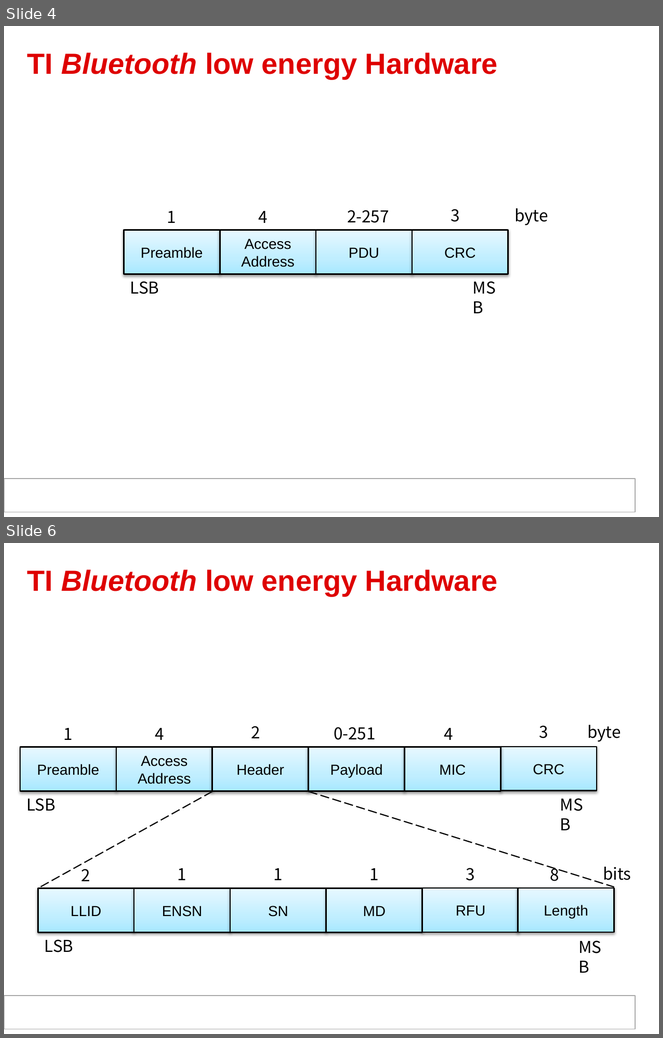
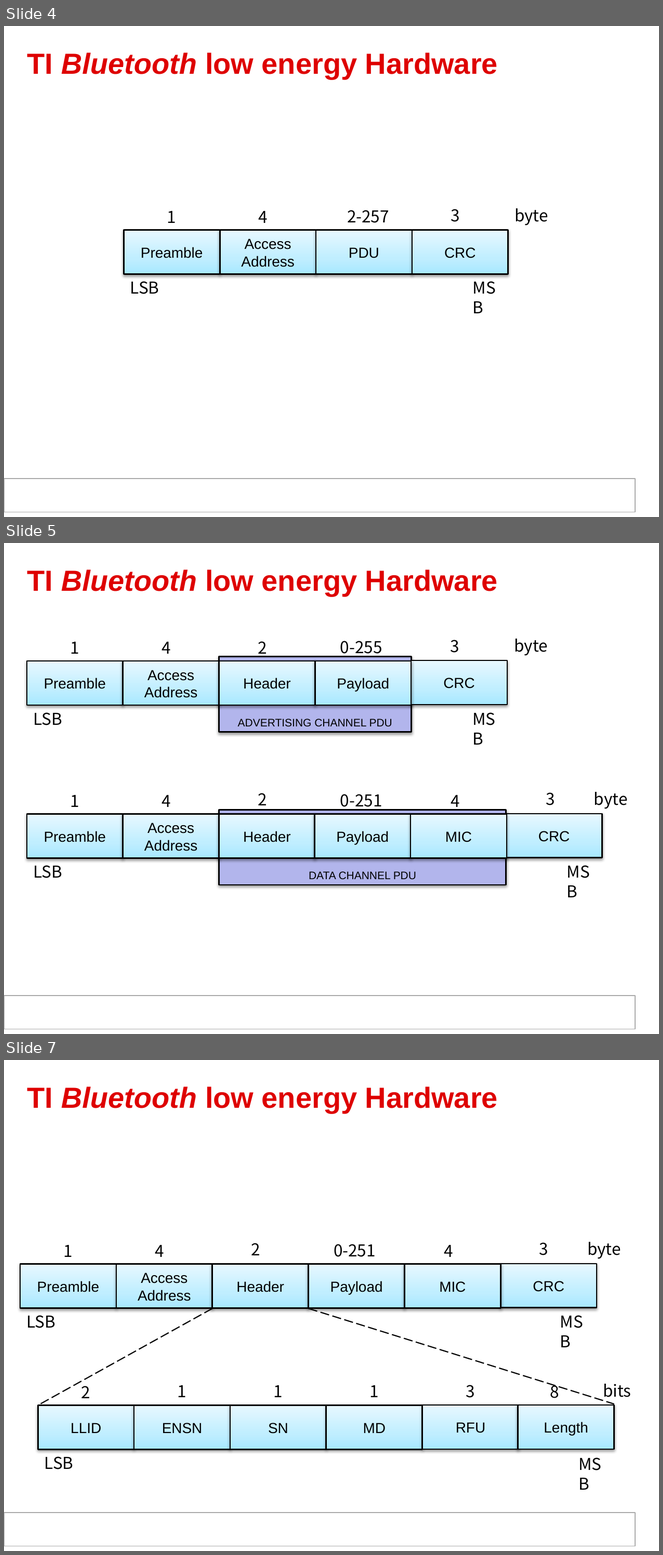
Before and after one commit to victor-zheng/BLE-Hand-Book, a slide deck: 低功耗蓝牙开发权威指南_Modify.pptx. Shown one above the other, each under a label of ours: slides 4 and 6 before the commit, slides 4, 5 and 7 after it; the slides between them are not shown. The pictures are 663x1038 and 663x1555 pixels, drawn with LibreOffice and Linux fonts; fonts in the diff are those of the drawing; background and template pictures are left out. Boxes give left, top, right and bottom in pixels: in the first picture for what was removed or moved away, otherwise in the second. Text is boxed around its words. In the diff, an @@ line names an element or a change of style, - is before the commit and + after.

```diff
--- a/低功耗蓝牙开发权威指南_Modify.pptx
+++ b/低功耗蓝牙开发权威指南_Modify.pptx
@@ slide 5 added at [4,543,659,1034], background #FFFFFF; not listed: 2 template elements that a slide beside it also shows @@
@@ title added at [27,570,498,597], 32 pt, text #DE0000, bold @@
+TI Bluetooth low energy Hardware
@@ text added at [258,641,267,658], 18 pt, text #000000 @@
+2
@@ rectangle added at [219,657,411,732], fill #B2B5EC, outline #000000 1.5 pt, 12 pt, text #000000 @@
+ADVERTISING CHANNEL PDU
@@ rectangle added at [315,661,412,705], fill gradient #A8E9FF to #C1EFFF to #E7F9FF, outline #000000 1.5 pt, 16 pt, text #000000 @@
+Payload
@@ group added at [27,639,548,732]: 7 texts, 4 rectangles @@
+Preamble
+1
+Access Address
+Header
+4
+0-255
+3
+CRC
+byte
+LSB
+MSB
@@ text added at [258,793,267,810], 18 pt, text #000000 @@
+2
@@ text added at [451,795,460,812], 18 pt, text #000000 @@
+4
@@ rectangle added at [219,810,506,885], fill #B2B5EC, outline #000000 1.5 pt, 12 pt, text #000000 @@
+DATA CHANNEL PDU
@@ rectangle added at [314,814,411,858], fill gradient #A8E9FF to #C1EFFF to #E7F9FF, outline #000000 1.5 pt, 16 pt, text #000000 @@
+Payload
@@ rectangle added at [411,814,507,858], fill gradient #A8E9FF to #C1EFFF to #E7F9FF, outline #000000 1.5 pt, 16 pt, text #000000 @@
+MIC
@@ group added at [27,792,628,885]: 7 texts, 4 rectangles @@
+Preamble
+1
+Access Address
+Header
+4
+0-251
+3
+CRC
+byte
+LSB
+MSB
@@ what was slide 6 is now slide 7 @@
```
Also in this commit, not shown: 4 slides changed, 2 other files.
